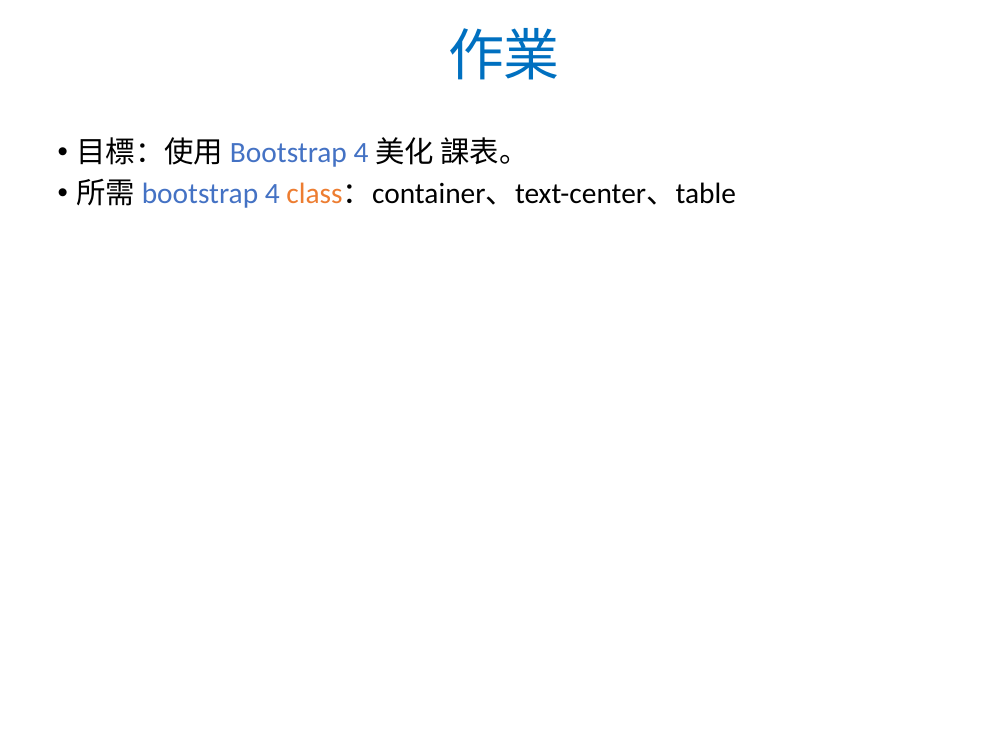
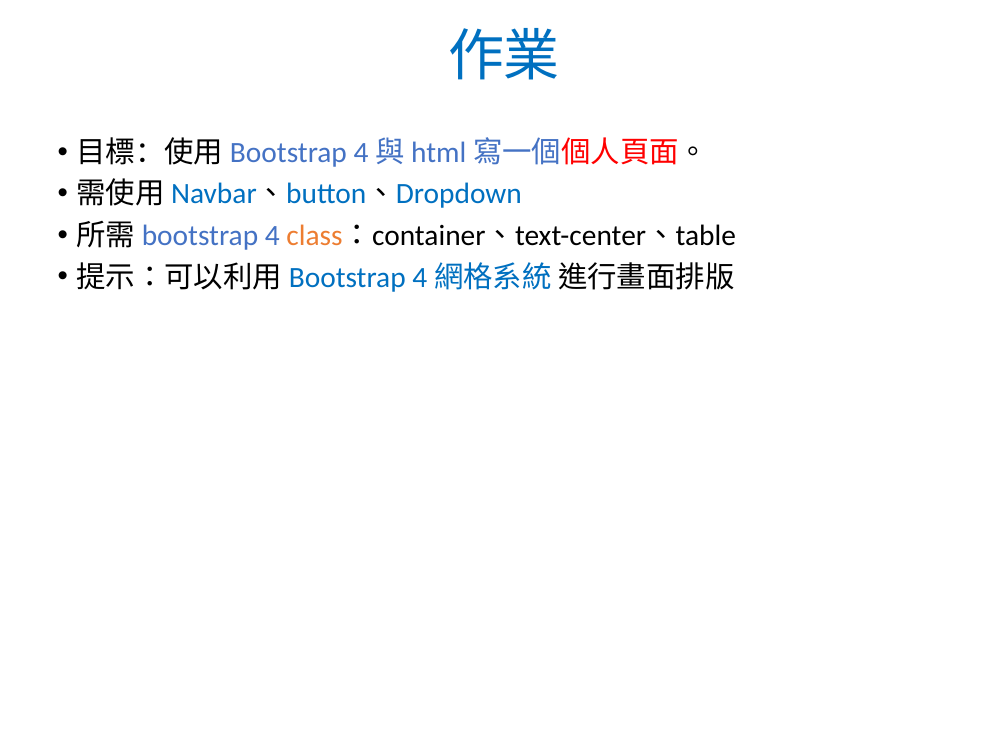
Before and after one commit to WaRTanKE7/WebClubData, a slide deck: slide 22 of 教學簡報/Bootstrap 4.pptx. Drawn at 1008x756 pixels with LibreOffice and Linux fonts; fonts in the diff are those of the drawing; background and template pictures are left out. Boxes give left, top, right and bottom in pixels: in the first picture for what was removed or moved away, otherwise in the second. Text is boxed around its words. In the diff, an @@ line names an element or a change of style, - is before the commit and + after.

Commit message:
ppt update and ex code update

```diff
--- a/教學簡報/Bootstrap 4.pptx
+++ b/教學簡報/Bootstrap 4.pptx
@@ text at box(76, 137, 708, 208): text changed; text colour #000000 to #0070C0 @@
-• 目標：使用 Bootstrap 4 美化 課表。
+• 目標：使用 Bootstrap 4 與 html 寫一個個人頁面。
+• 需使用 Navbar、button、Dropdown
@@ text at box(76, 262, 734, 292): paragraph added @@
+• 提示：可以利用 Bootstrap 4 網格系統 進行畫面排版
```
Also in this commit, not shown: 1 other slide changed, 12 other files.
